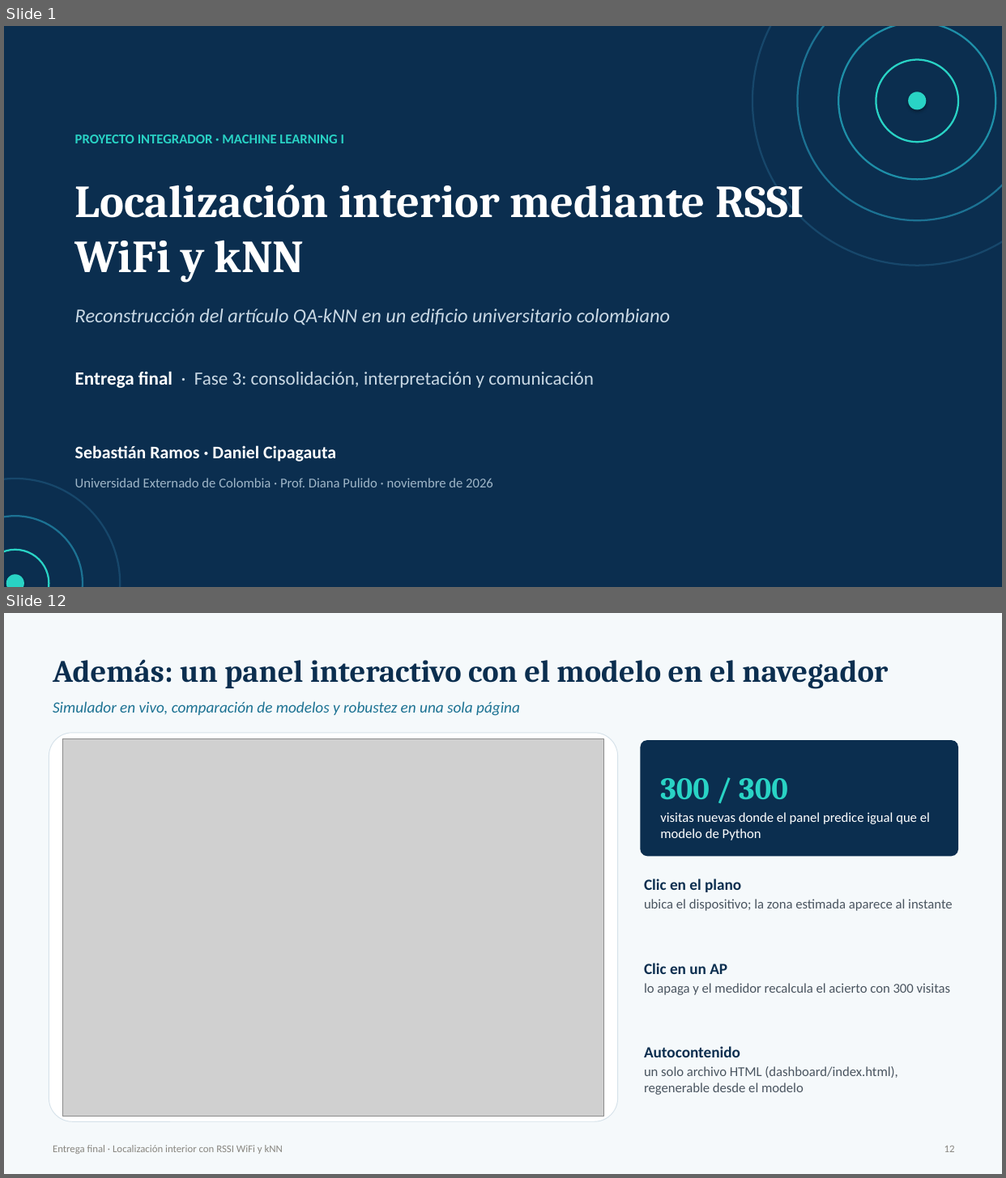
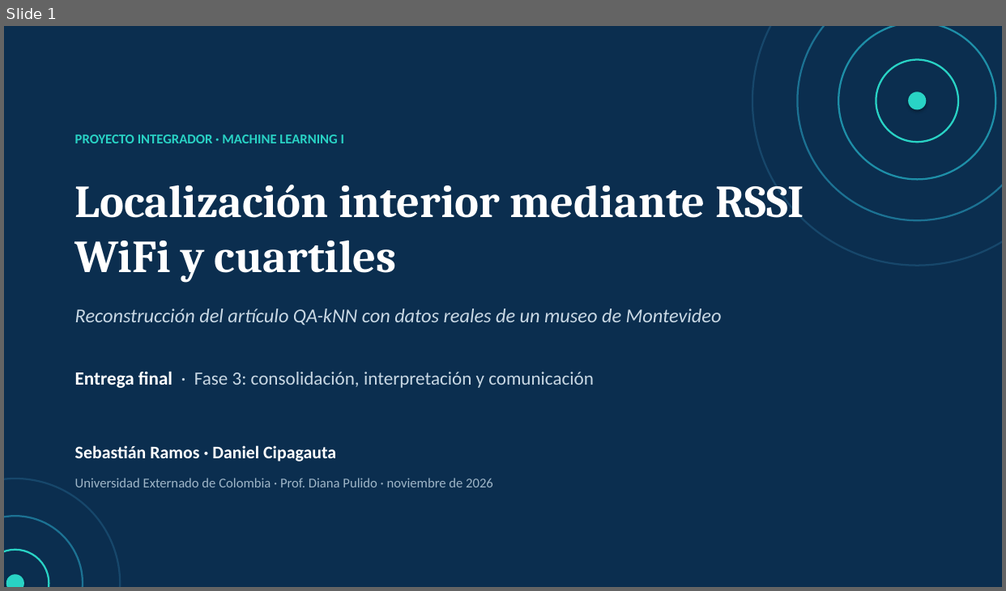
Before and after one commit to danielo2858-spec/ml1-localizacion-qaknn, a slide deck: Entrega_Final_Presentacion.pptx. Shown one above the other, each under a label of ours: slides 1 and 12 before the commit, slide 1 after it; the slides between them are not shown. The pictures are 1006x1178 and 1006x591 pixels, drawn with LibreOffice and Linux fonts; fonts in the diff are those of the drawing; grey boxes stand for pictures. Boxes give left, top, right and bottom in pixels: in the first picture for what was removed or moved away, otherwise in the second. Text is boxed around its words. In the diff, an @@ line names an element or a change of style, - is before the commit and + after.

```diff
--- a/Entrega_Final_Presentacion.pptx
+++ b/Entrega_Final_Presentacion.pptx
@@ slide 12 removed at [4,613,1002,1174], background #F5F9FB @@
@@ text removed at [53,659,888,689] @@
-Además: un panel interactivo con el modelo en el navegador
@@ text removed at [53,701,520,716] @@
-Simulador en vivo, comparación de modelos y robustez en una sola página
@@ rounded rectangle removed at [49,733,618,1122] @@
@@ picture removed at [63,739,604,1117] @@
@@ rounded rectangle removed at [641,740,958,856] @@
@@ text removed at [660,778,788,800] @@
-300 / 300
@@ text removed at [660,812,930,841] @@
-visitas nuevas donde el panel predice igual que el modelo de Python
@@ text removed at [644,879,953,911] @@
-Clic en el plano
-ubica el dispositivo; la zona estimada aparece al instante
@@ text removed at [644,963,951,995] @@
-Clic en un AP
-lo apaga y el medidor recalcula el acierto con 300 visitas
@@ text removed at [644,1046,898,1095] @@
-Autocontenido
-un solo archivo HTML (dashboard/index.html), regenerable desde el modelo
@@ text removed at [53,1145,283,1154] @@
-Entrega final · Localización interior con RSSI WiFi y kNN
@@ text removed at [944,1146,955,1152] @@
-12
@@ slide 1 changed as well @@
@@ text at [75,185,804,282]: text changed @@
-Localización interior mediante RSSI WiFi y kNN
+Localización interior mediante RSSI WiFi y cuartiles
@@ text at [75,309,722,326]: text changed @@
-Reconstrucción del artículo QA-kNN en un edificio universitario colombiano
+Reconstrucción del artículo QA-kNN con datos reales de un museo de Montevideo
```
Also in this commit, not shown: 10 other slides changed, 1 slide added, 2 other slides removed, 15 other files.
